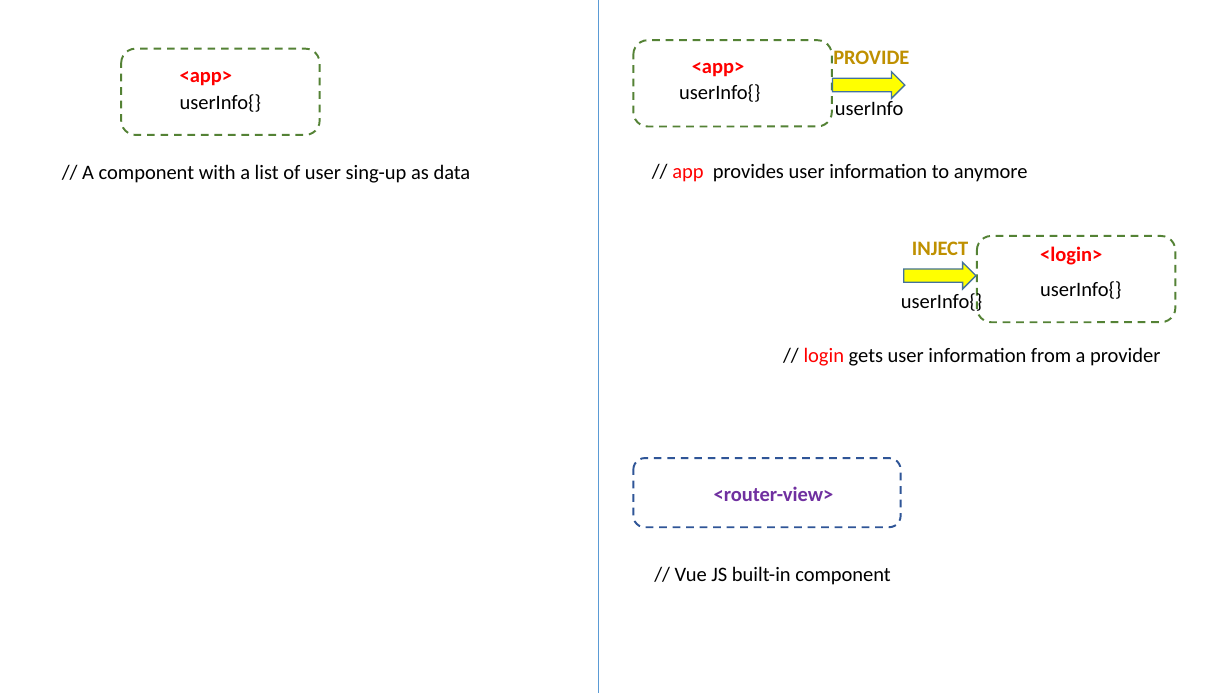
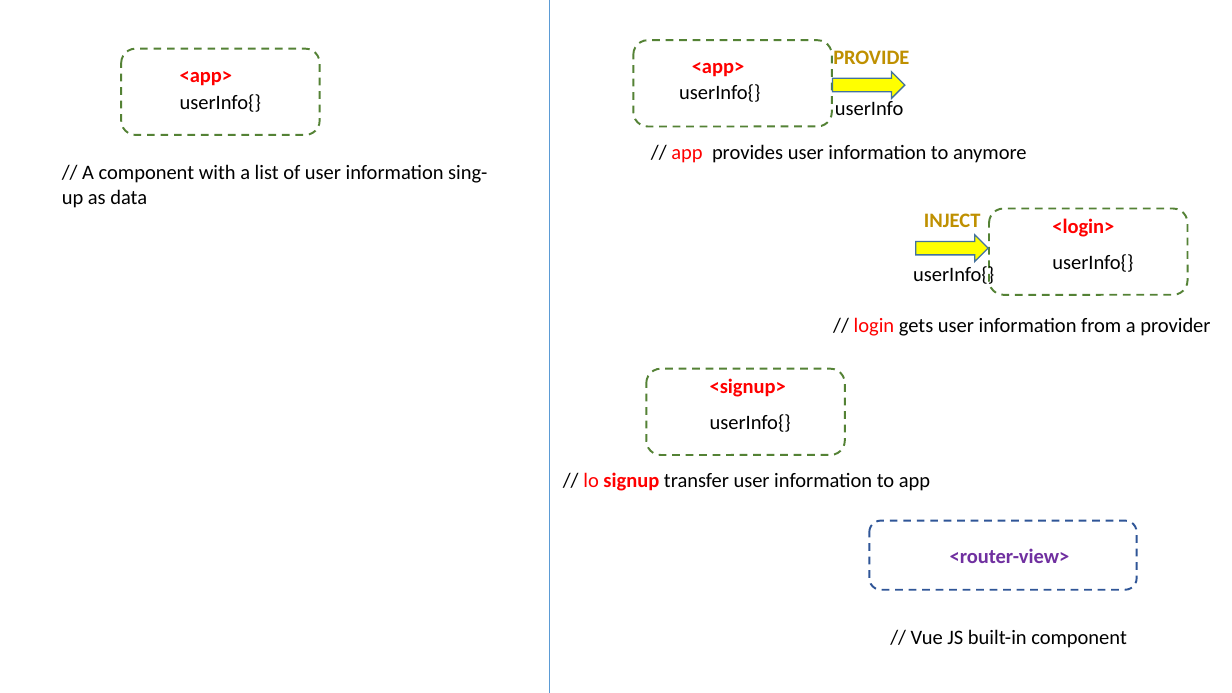
Before and after one commit to pnc-virtual-company/2021-G6-V2-PART1, a slide deck: slide 3 of docs/COMPONENT-DIAGRAM.pptx. Drawn at 1232x693 pixels with LibreOffice and Linux fonts; fonts in the diff are those of the drawing. Boxes give left, top, right and bottom in pixels: in the first picture for what was removed or moved away, otherwise in the second. Text is boxed around its words. In the diff, an @@ line names an element or a change of style, - is before the commit and + after.

Commit message:
#4 Update CD

```diff
--- a/docs/COMPONENT-DIAGRAM.pptx
+++ b/docs/COMPONENT-DIAGRAM.pptx
@@ line moved from (599, 0) - (599, 693) to (549, 0) - (549, 693) @@
@@ text "// app provides user information ...": place and size @@
-text "// app provides user information ..." at (672, 163, 1028, 182)
+text "// app provides user information ..." at (671, 144, 1027, 163)
@@ text at (62, 164, 487, 208): text changed @@
-// A component with a list of user sing-up as data
+// A component with a list of user information sing-up as data
@@ 4 texts, 1 rounded rectangle, 1 right arrow: place and size @@
-4 texts, 1 rounded rectangle, 1 right arrow at (901, 236, 1176, 322)
+4 texts, 1 rounded rectangle, 1 right arrow at (913, 209, 1188, 295)
@@ text "// login gets user information ...": place and size @@
-text "// login gets user information ..." at (804, 347, 1160, 366)
+text "// login gets user information ..." at (854, 317, 1210, 336)
@@ rounded rectangle added at (646, 369, 845, 455), outline #548235 1.5 pt dashed @@
@@ text added at (710, 378, 786, 397), 16 pt, text #FF0000, bold @@
+<signup>
@@ text added at (710, 414, 791, 432), 16 pt, text #000000 @@
+userInfo{}
@@ text added at (583, 472, 930, 491), 16 pt, text #000000 @@
+// lo signup transfer user information to app
@@ 2 texts, 1 rounded rectangle: place and size @@
-2 texts, 1 rounded rectangle at (633, 458, 900, 585)
+2 texts, 1 rounded rectangle at (870, 520, 1137, 648)
```
